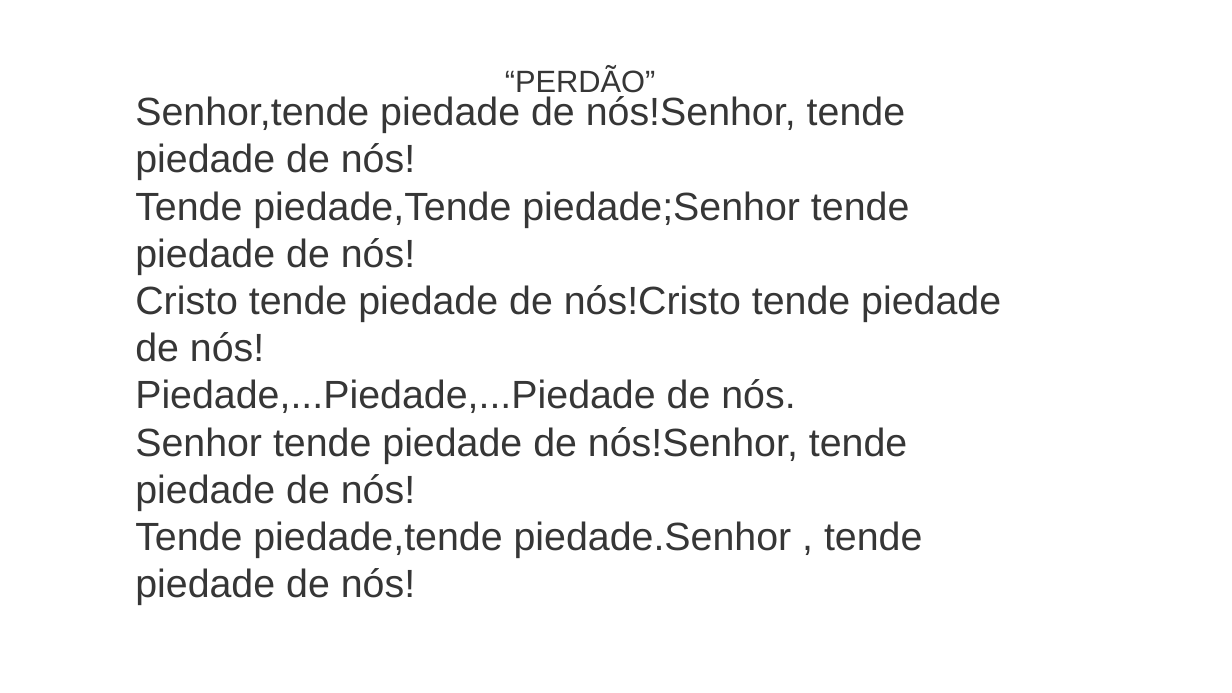
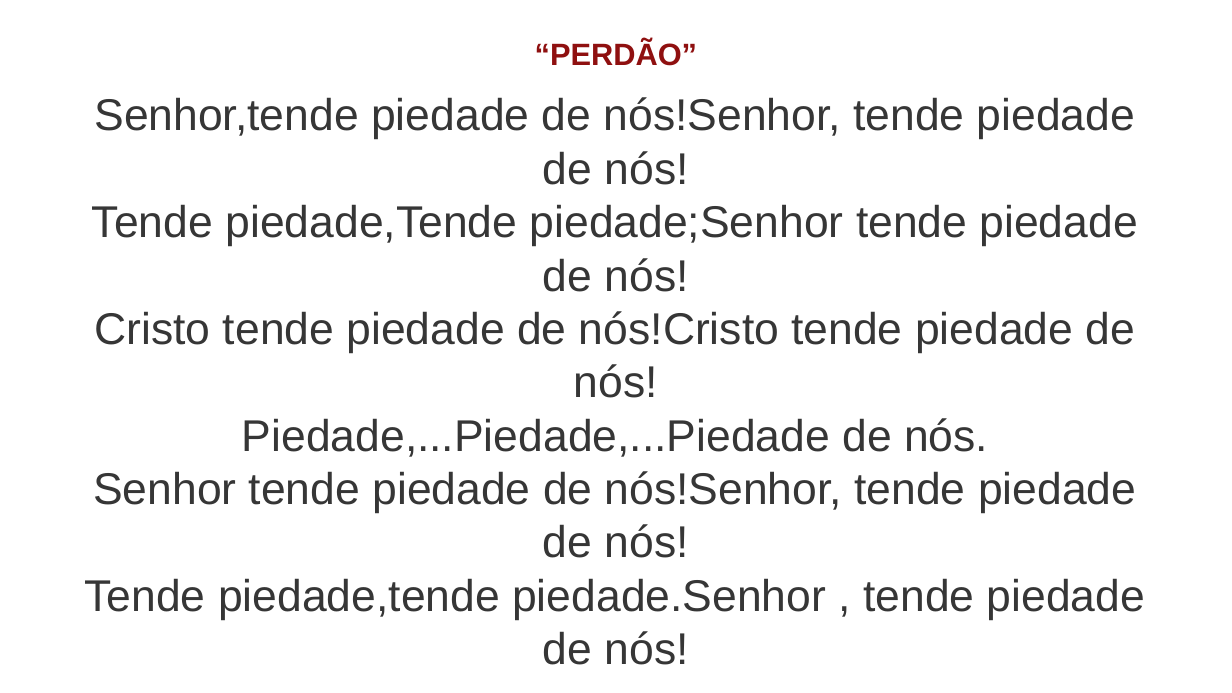
Before and after one commit to Natanielsr/liturgy-s-slideshow-creator, a slide deck: slide 11 of slide-result/slide.pptx. Drawn at 1232x693 pixels with LibreOffice and Linux fonts; fonts in the diff are those of the drawing. Boxes give left, top, right and bottom in pixels: in the first picture for what was removed or moved away, otherwise in the second. Text is boxed around its words. In the diff, an @@ line names an element or a change of style, - is before the commit and + after.

```diff
--- a/slide-result/slide.pptx
+++ b/slide-result/slide.pptx
@@ text "“PERDÃO”" moved from (x1=505, y1=67, x2=655, y2=97) to (x1=535, y1=41, x2=697, y2=66) @@
@@ text "“PERDÃO”" at (x1=535, y1=41, x2=697, y2=66): text colour #363636 to #8F1010, bold on; alignment left to centre @@
@@ text at (x1=85, y1=97, x2=1145, y2=665): text changed; size 23 to 26 pt @@
-Senhor,tende piedade de nós!Senhor, tende piedade de nós!
-Tende piedade,Tende piedade;Senhor tende piedade de nós!
-Cristo tende piedade de nós!Cristo tende piedade de nós!
-Piedade,...Piedade,...Piedade de nós.
-Senhor tende piedade de nós!Senhor, tende piedade de nós!
-Tende piedade,tende piedade.Senhor , tende piedade de nós!
+Senhor,tende piedade de nós!Senhor, tende piedade de nós!
+Tende piedade,Tende piedade;Senhor tende piedade de nós!
+Cristo tende piedade de nós!Cristo tende piedade de nós!
+Piedade,...Piedade,...Piedade de nós.
+Senhor tende piedade de nós!Senhor, tende piedade de nós!
+Tende piedade,tende piedade.Senhor , tende piedade de nós!
```
Also in this commit, not shown: 33 other slides changed, 1 other file.
